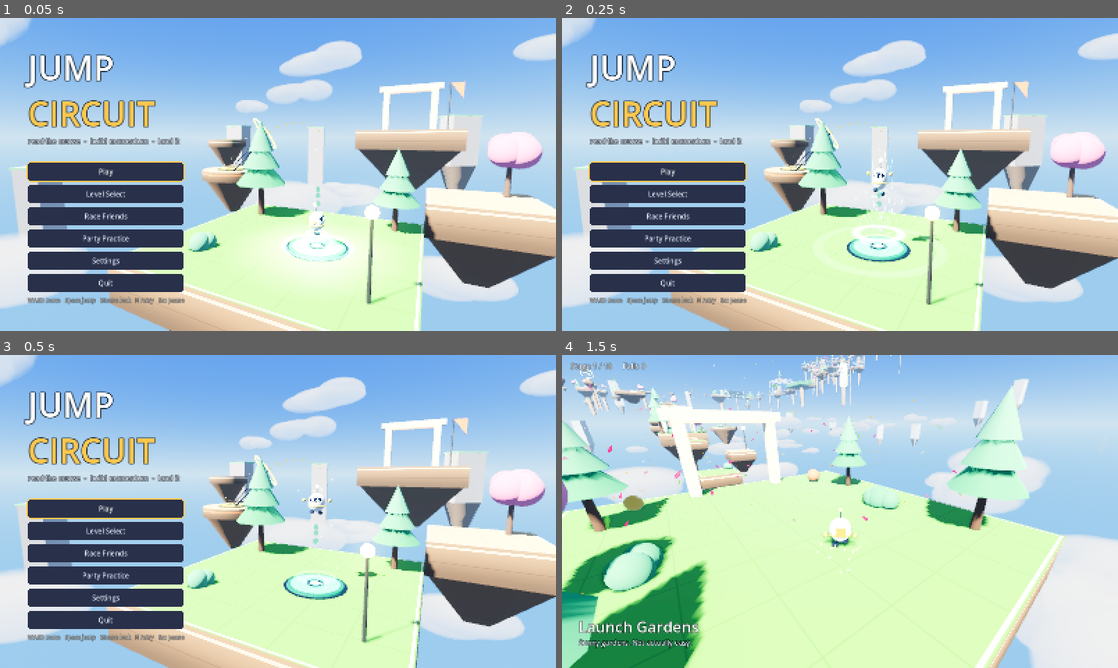
Above: before the commit, frames 1-4 (two rows, left to right).
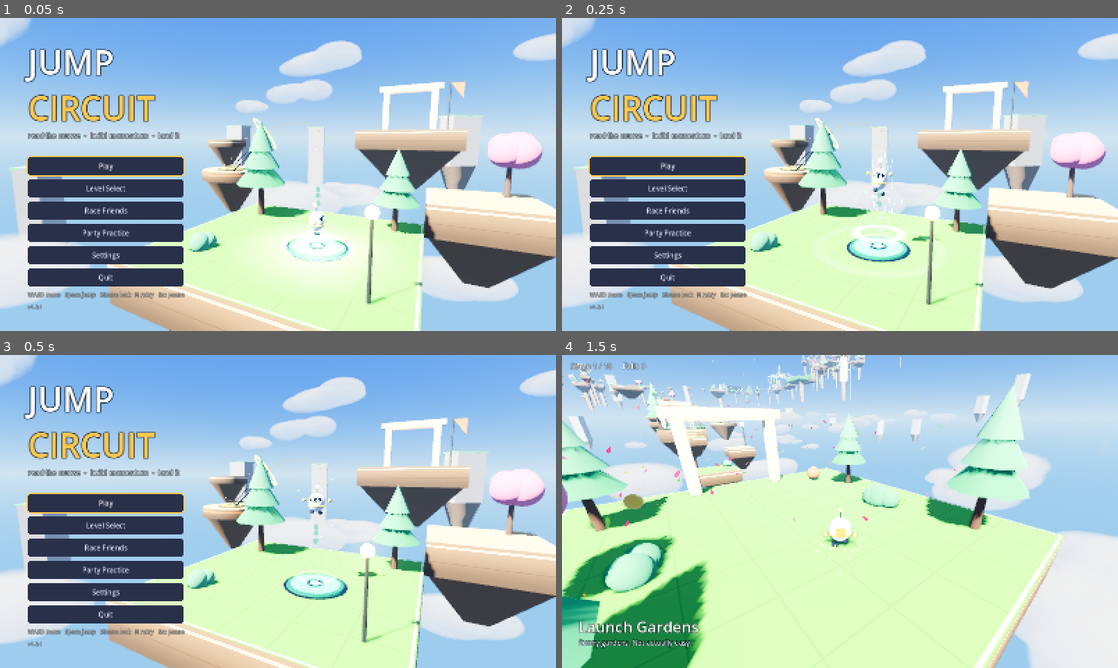
Above: after the commit, the same moments.

Repository: fatty8me2/jump-circuit
Game: Godot game, scene res://ui/title.tscn
Same seed, same stepped clock (60 frames per second), same inputs: the game is played once before the commit and once after it.
Inputs (mouse positions are in pixels of both pictures, inside the frame that each line leads up to):
- Up to frame 1 (0.05 s): no input
- Up to frame 2 (0.25 s): no input
- Up to frame 3 (0.5 s): no input
- Up to frame 4 (1.5 s): click "Play" at 0.5 s; tap Enter (ui_accept) at 1.25 s; move the mouse to (867, 511) at 1.27 s; hold W (move_forward) from 1.28 s (still down); hold F (attack) from 1.28 s (still down); click (867, 511) at 1.42 s

The runs differ from the first frame. In frame 1, 9.3% of the frame differs, in the area x 4-34%, y 9-94%; in frame 2, 9.3%; in frame 3, 9.3%; in frame 4, 9.9%, in the area x 0-100%, y 0-100%.

Commit message:
Show game version on launch

Diff:
--- a/project.godot
+++ b/project.godot
@@ -12,7 +12,7 @@
 
 config/name="Jump Circuit"
 config/description="A 3D physics platformer about reading a course, building momentum and landing the jump. Solo or racing friends."
-config/version="1.2.0"
+config/version="1.2.1"
 run/main_scene="res://ui/title.tscn"
 config/features=PackedStringArray("4.7", "Forward Plus")
 boot_splash/bg_color=Color(0.07, 0.09, 0.14, 1)
--- a/ui/title.gd
+++ b/ui/title.gd
@@ -26,6 +26,7 @@
 
 func _ready() -> void:
 	Input.mouse_mode = Input.MOUSE_MODE_VISIBLE
+	DisplayServer.window_set_title("Jump Circuit v%s" % Updater.current_version())
 	_build_diorama()
 	var layer := CanvasLayer.new()
 	add_child(layer)
@@ -242,6 +243,7 @@
 	_controls_hint = UiKit.shadowed(UiKit.label("", 16, Color(1, 1, 1, 0.75)), 5)
 	box.add_child(_controls_hint)
 	_update_controls_hint(Game.using_pad)
+	box.add_child(UiKit.shadowed(UiKit.label("v%s" % Updater.current_version(), 15, UiKit.SOFT), 4))
 	var openers: Dictionary = {"levels": levels_btn, "race": race_btn, "lobby": race_btn, "settings": settings_btn, "practice": practice_btn}
 	_focus_pref = openers.get(_prev_screen, play)
 	return _left_column(box)
Not shown, changed: export_presets.cfg
